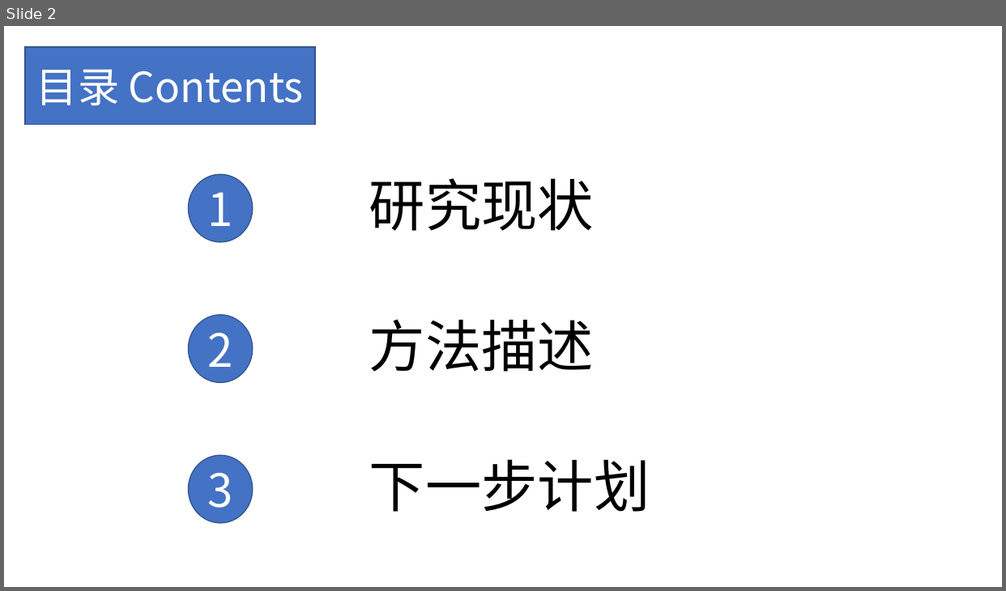
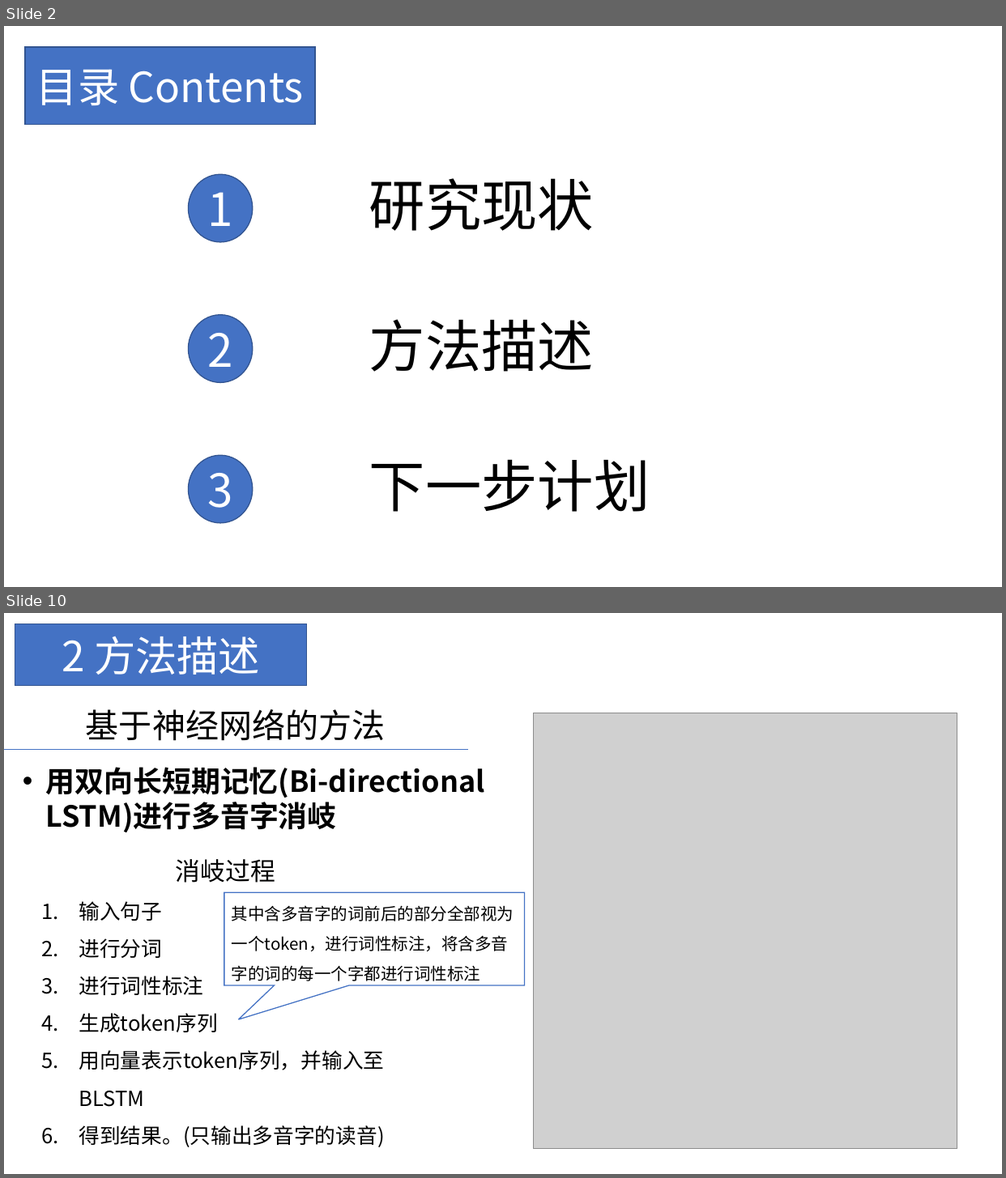
Before and after one commit to hjzin/PolyphoneDisambiguation, a slide deck: presentations/问题理解.pptx. Shown one above the other, each under a label of ours: slide 2 before the commit, slides 2 and 10 after it; the slides between them are not shown. The pictures are 1006x591 and 1006x1178 pixels, drawn with LibreOffice and Linux fonts; fonts in the diff are those of the drawing; grey boxes stand for pictures. Boxes give left, top, right and bottom in pixels: in the first picture for what was removed or moved away, otherwise in the second. Text is boxed around its words. In the diff, an @@ line names an element or a change of style, - is before the commit and + after.

```diff
--- a/presentations/问题理解.pptx
+++ b/presentations/问题理解.pptx
@@ slide 10 added at <box>4,613,1002,1174</box>, background #FFFFFF @@
@@ rectangle added at <box>15,624,307,686</box>, fill #4472C4, outline #325491 1 pt, 40 pt, text #FFFFFF @@
+2 方法描述
@@ text added at <box>86,709,386,741</box>, 32 pt, text #000000 @@
+基于神经网络的方法
@@ picture added at <box>533,713,957,1149</box> @@
@@ line added from (4, 749) to (469, 749), #4472C4 0.5 pt @@
@@ text added at <box>46,767,485,833</box>, 28 pt, text #000000, bold @@
+• 用双向长短期记忆(Bi-directional LSTM)进行多音字消岐
@@ text added at <box>79,859,384,1148</box>, 20 pt, text #000000 @@
+消岐过程
+1. 输入句子
+2. 进行分词
+3. 进行词性标注
+4. 生成token序列
+5. 用向量表示token序列，并输入至BLSTM
+6. 得到结果。(只输出多音字的读音)
@@ speech box added at <box>224,893,524,986</box>, fill #FFFFFF, outline #4472C4 1 pt, 16 pt, text #000000 @@
+其中含多音字的词前后的部分全部视为一个token，进行词性标注，将含多音字的词的每一个字都进行词性标注
```
Also in this commit, not shown: 1 slide changed, 9 other slides added, 1 slide removed.
